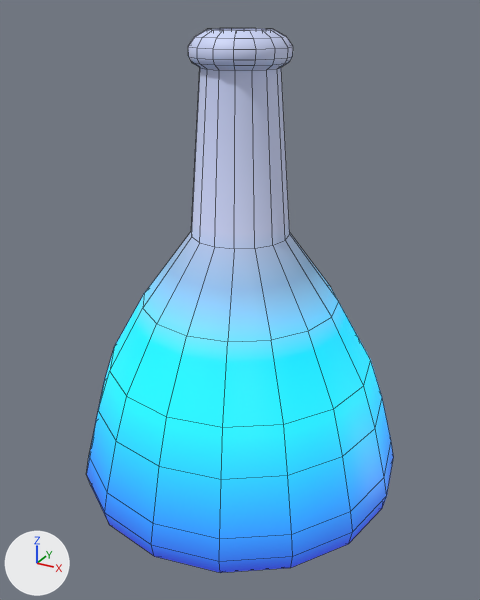
The FBX model T.I. 5 - RPG/Assets/FBX/UIobjects/ShopPotion.fbx as it was, and as the next commit left it.
Rendered twice from a 50 mm camera at (0.971, -1.766, 1.526) aimed at (0.012, -0.023, 0.654). The axes (+X, +Y, +Z) are drawn at lower left. The lights are the same throughout. Mesh edges are drawn as thin lines. Where no turn or scale is listed for an object, it has been applied to the vertices.

The first picture shows 'Poção'.
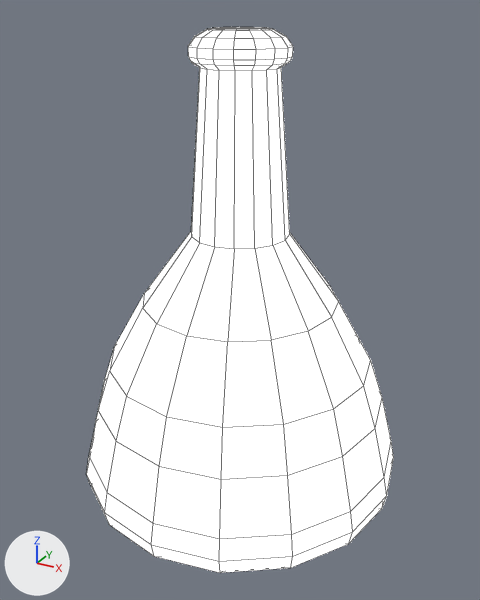
Commit message: fixed shop potion bottle

What changed in the scene script:
```text
Add mat_potioncontentmat:
    mat_potioncontentmat = principled_material('PotionContentMat')
    mat_potioncontentmat.base_color = (0.8, 0.000478, 0.0)  # red #e70200
Add mat_potionglassmat:
    mat_potionglassmat = principled_material('PotionGlassMat')
    mat_potionglassmat.base_color = (0.8, 0.8, 0.8)  # white #e7e7e7
    mat_potionglassmat.emission_strength = 2.0
Change me_circle_004:
    used by ob_poção; location = (0.0, 0.0, 0.0)
    remove me_circle_004.from_pydata(...)  # 242 vertices, 256 faces; spans x -0.55..0.55, y -0.55..0.55, z -0.05..1.47
    add me_circle_004.from_pydata(...)  # 356 vertices, 384 faces; spans x -0.55..0.55, y -0.55..0.55, z -0.05..1.47
    me_circle_004 part 1
    17 vertices are removed from x -0.14..0.14, y -0.14..0.14, z 0.87
    32 faces are deleted
    17 vertices are added at x -0.08..0.08, y -0.08..0.08, z 1.47
    32 new faces join them, mat_potionglassmat (white #e7e7e7)
    me_circle_004 part 2: 224 faces spanning x -0.55..0.55, y -0.55..0.55, z -0.05..1.47 switch from mat_potionmat to mat_potionglassmat (white #e7e7e7)
    add me_circle_004.materials.append(mat_potioncontentmat)  # red #e70200
```

Changed parts and their boxes [x1, y1, x2, y2] in the pictures (480 x 600 px; the box of a moved part takes in the faces that stretch with it):
'Poção', reshaped
    before: [87, 28, 394, 573]
    after: [87, 27, 394, 573]
part 1 of me_circle_004, moved or reshaped
    before: [210, 28, 271, 30]
    after: [210, 27, 271, 30]
part 2 of me_circle_004, recoloured
    both: [87, 29, 394, 573]
